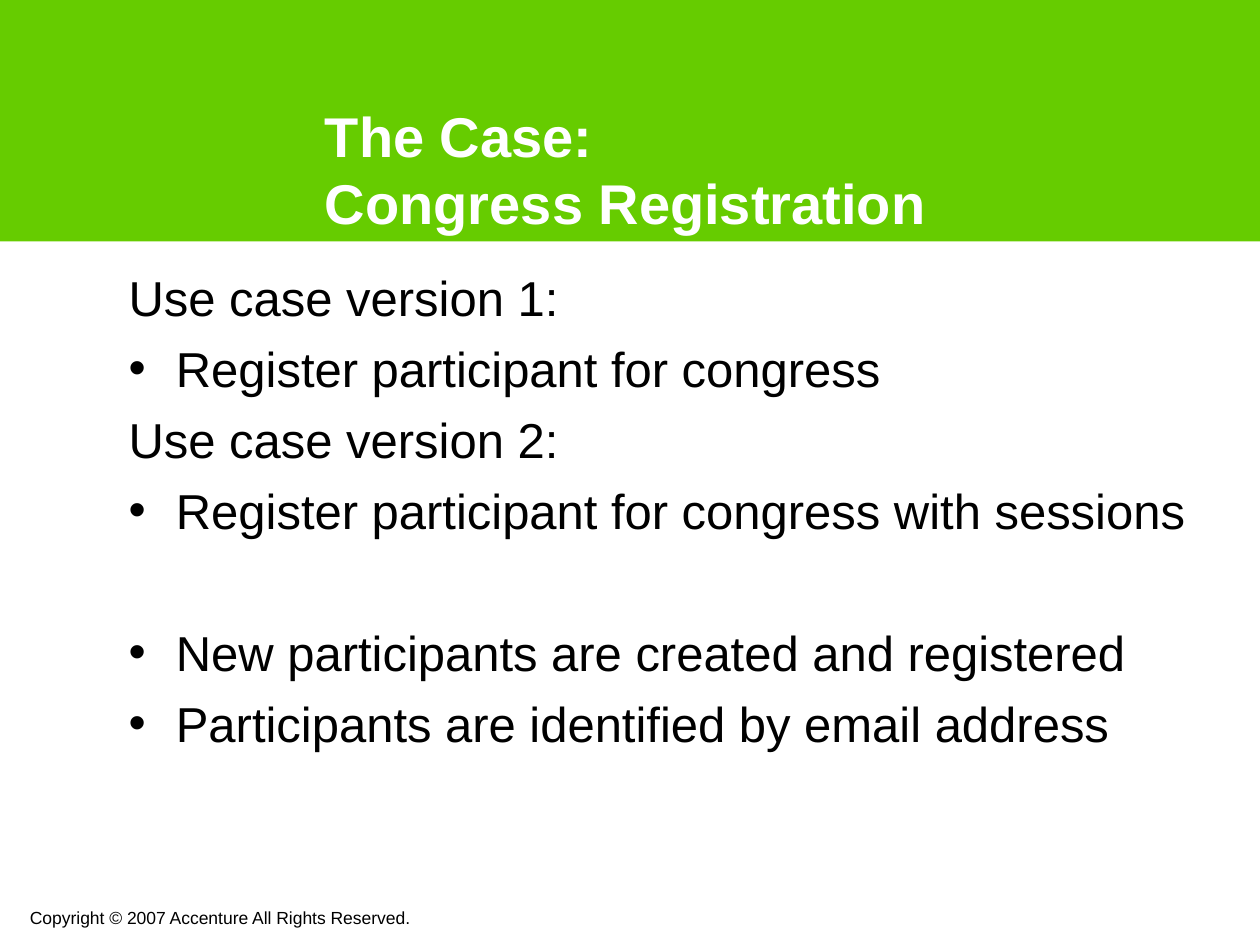
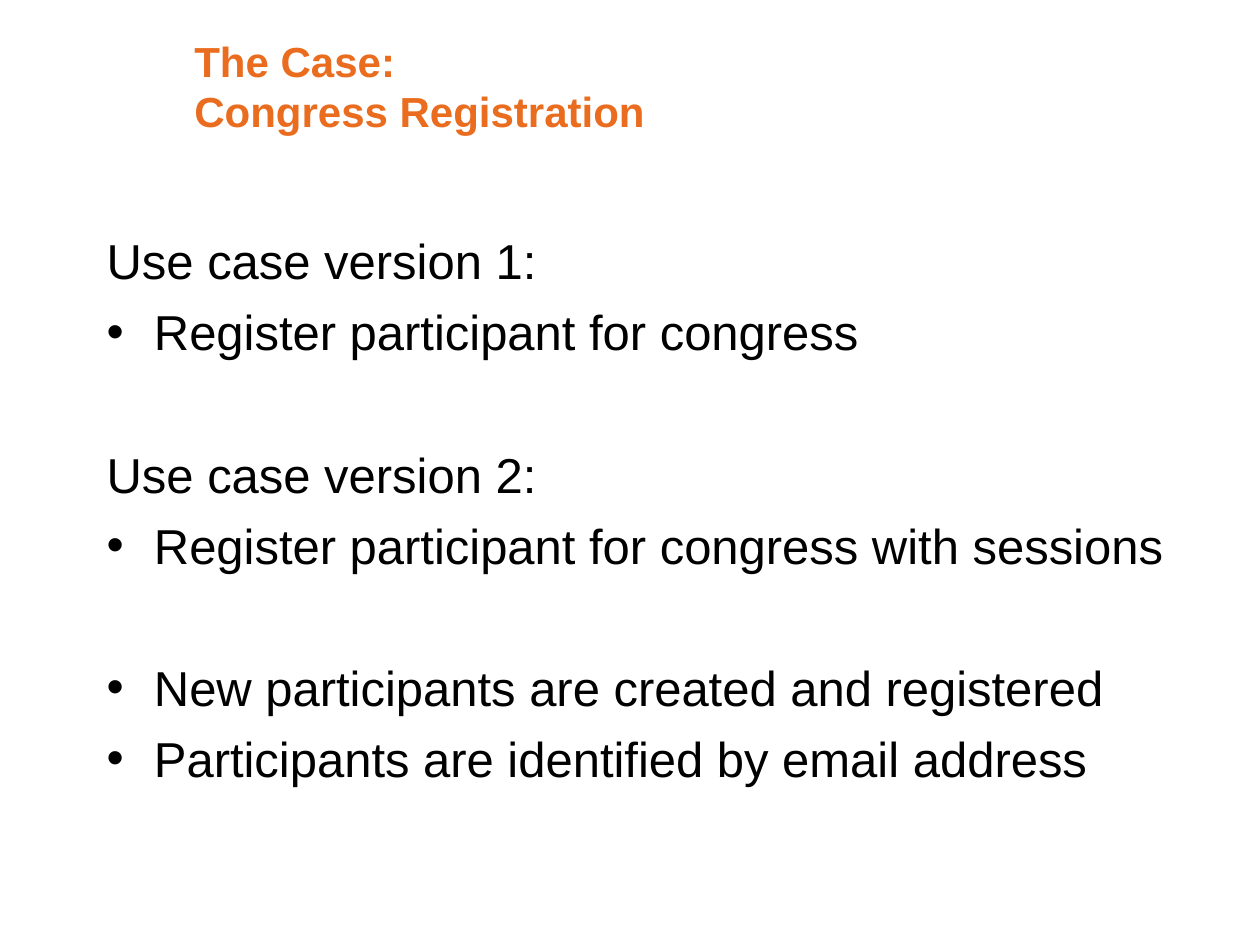
Before and after one commit to noushadali/osgi-samples, a slide deck: slide 13 of congress-registration/documentation/Webservice versioning using osgi.ppt (slide 14 before the commit). Drawn at 1260x945 pixels with LibreOffice and Linux fonts; fonts in the diff are those of the drawing; background and template pictures are left out. Boxes give left, top, right and bottom in pixels: in the first picture for what was removed or moved away, otherwise in the second. Text is boxed around its words. In the diff, an @@ line names an element or a change of style, - is before the commit and + after.

```diff
--- a/congress-registration/documentation/Webservice versioning using osgi.ppt
+++ b/congress-registration/documentation/Webservice versioning using osgi.ppt
@@ rectangle removed at [0,0,1260,242] @@
@@ title "The Case: Congress Registration": place and size @@
-title "The Case: Congress Registration" at [325,116,926,235]
+title "The Case: Congress Registration" at [194,46,645,136]
@@ title "The Case: Congress Registration" at [194,46,645,136]: size 32 to 24 pt, text colour #FFFFFF to #EA6D1F; vertical alignment bottom to middle @@
@@ text "Use case version 1:" rewrapped from [129,280,1185,752] to [107,243,1163,787] @@
@@ text removed at [30,911,411,928] @@
-Copyright © 2007 Accenture All Rights Reserved.
```
Also in this commit, not shown: 17 other slides changed, 1 slide added, 2 slides removed.
